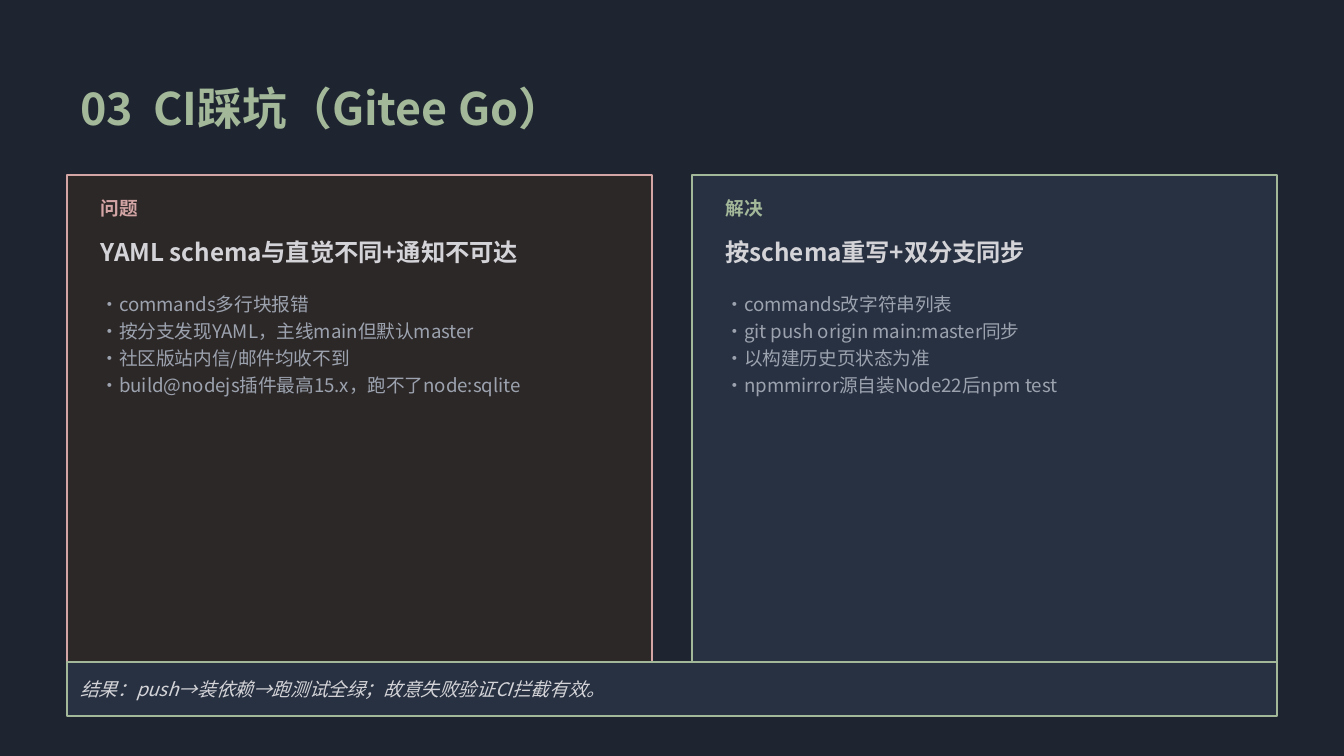
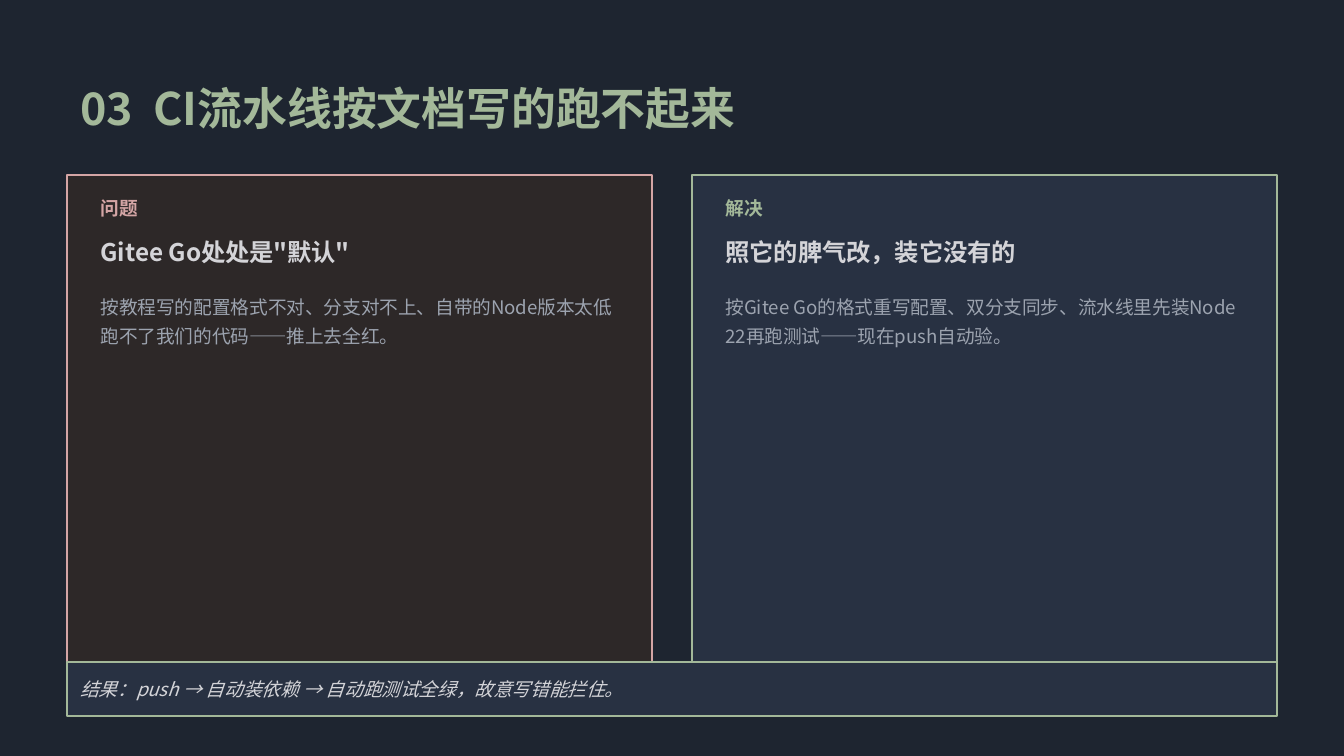
Before and after one commit to yoshino449/caojunyue, a slide deck: slide 4 of docs/路演PPT.pptx. Drawn at 1344x756 pixels with LibreOffice and Linux fonts; fonts in the diff are those of the drawing. Boxes give left, top, right and bottom in pixels: in the first picture for what was removed or moved away, otherwise in the second. Text is boxed around its words. In the diff, an @@ line names an element or a change of style, - is before the commit and + after.

```diff
--- a/docs/路演PPT.pptx
+++ b/docs/路演PPT.pptx
@@ text at (80, 86, 736, 129): text changed @@
-03 CI踩坑（Gitee Go）
+03 CI流水线按文档写的跑不起来
@@ text at (101, 240, 350, 263): text changed @@
-YAML schema与直觉不同+通知不可达
+Gitee Go处处是"默认"
@@ text at (726, 240, 1017, 264): text changed @@
-按schema重写+双分支同步
+照它的脾气改，装它没有的
@@ text at (101, 298, 612, 345): text changed @@
-•commands多行块报错
-•按分支发现YAML，主线main但默认master
-•社区版站内信/邮件均收不到
-•build@nodejs插件最高15.x，跑不了node:sqlite
+按教程写的配置格式不对、分支对不上、自带的Node版本太低跑不了我们的代码——推上去全红。
@@ text at (726, 298, 1236, 347): text changed @@
-•commands改字符串列表
-•git push origin main:master同步
-•以构建历史页状态为准
-•npmmirror源自装Node22后npm test
+按Gitee Go的格式重写配置、双分支同步、流水线里先装Node 22再跑测试——现在push自动验。
@@ text in rectangle at (80, 680, 624, 701): text changed @@
-结果：push→装依赖→跑测试全绿；故意失败验证CI拦截有效。
+结果：push → 自动装依赖 → 自动跑测试全绿，故意写错能拦住。
```
Also in this commit, not shown: 4 other slides changed, 1 other file.
